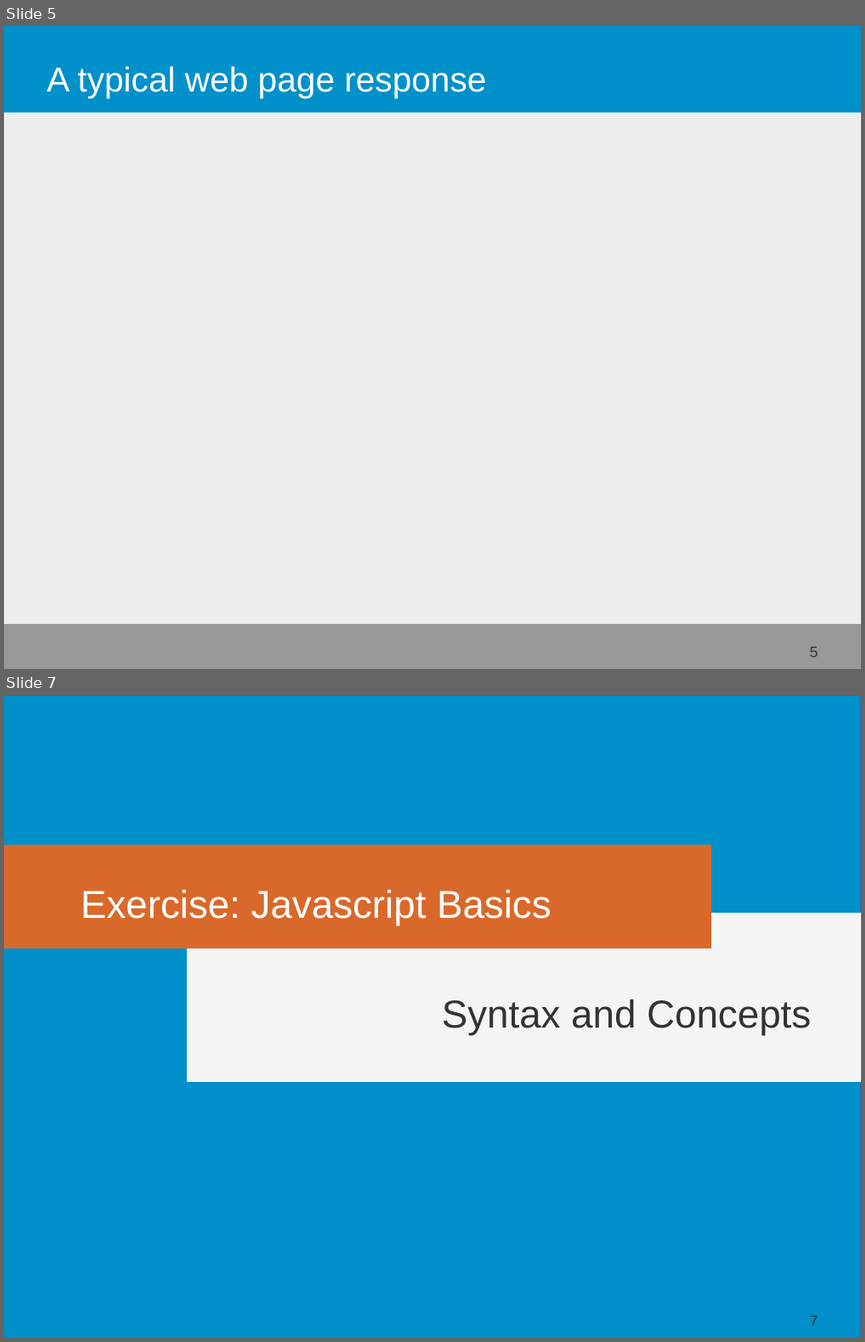
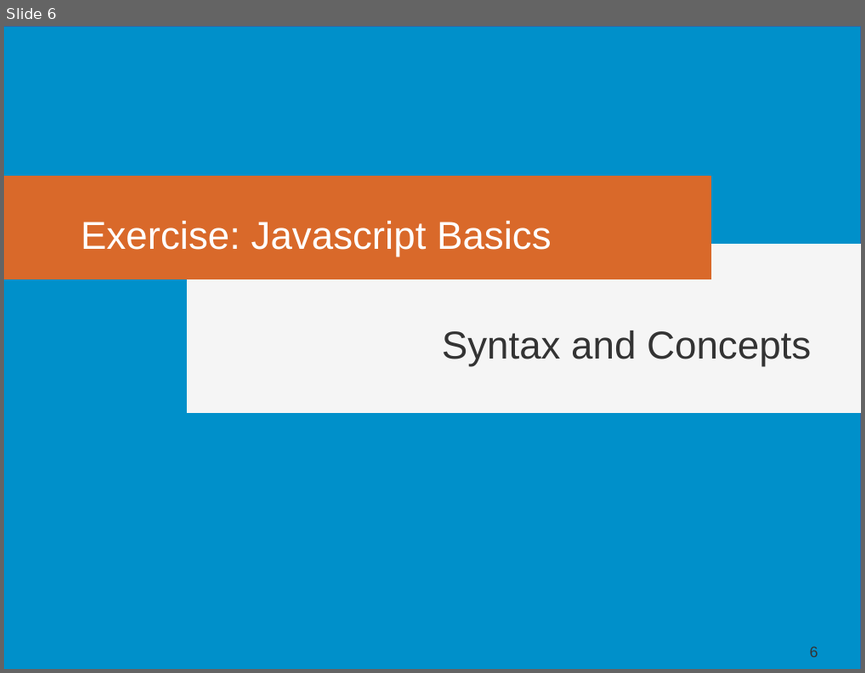
Before and after one commit to fjelltopp/training, a slide deck: javascript/javascript.odp. Shown one above the other, each under a label of ours: slides 5 and 7 before the commit, slide 6 after it; the slides between them are not shown. The pictures are 865x1342 and 865x673 pixels, drawn with LibreOffice and Linux fonts; fonts in the diff are those of the drawing. Boxes give left, top, right and bottom in pixels: in the first picture for what was removed or moved away, otherwise in the second. Text is boxed around its words. In the diff, an @@ line names an element or a change of style, - is before the commit and + after.

```diff
--- a/javascript/javascript.odp
+++ b/javascript/javascript.odp
@@ slide 5 removed at bbox=[4, 26, 861, 669], background #FFFFFF; not listed: 2 template elements that a slide beside it also shows @@
@@ rectangle removed at bbox=[4, 26, 861, 669] @@
@@ title removed at bbox=[46, 66, 486, 97] @@
-A typical web page response
@@ page number removed at bbox=[810, 646, 818, 657] @@
-5
@@ what was slide 7 is now slide 6 @@
@@ page number at bbox=[810, 646, 818, 657]: text changed @@
-7
+6
```
Also in this commit, not shown: 5 slides changed, 3 slides added, 2 other slides removed.
